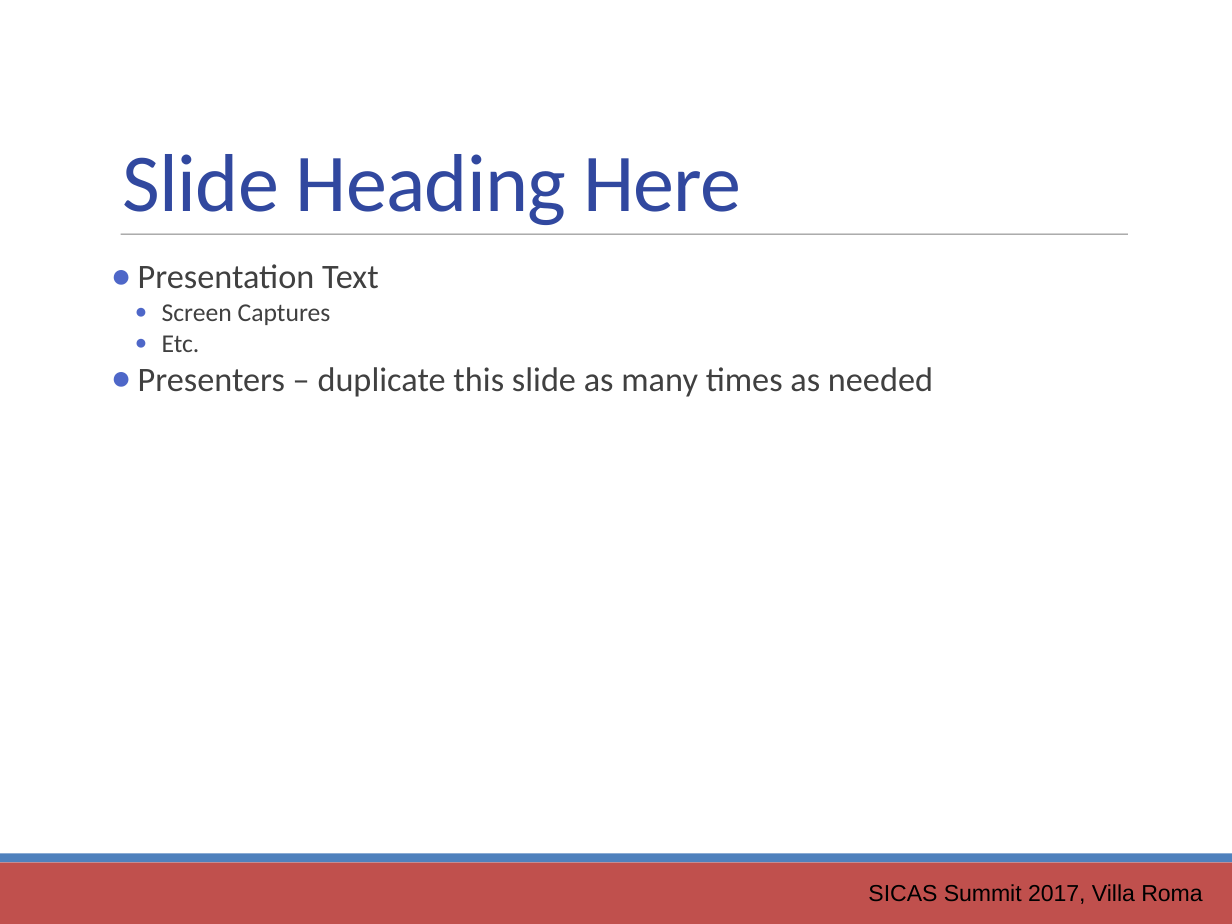
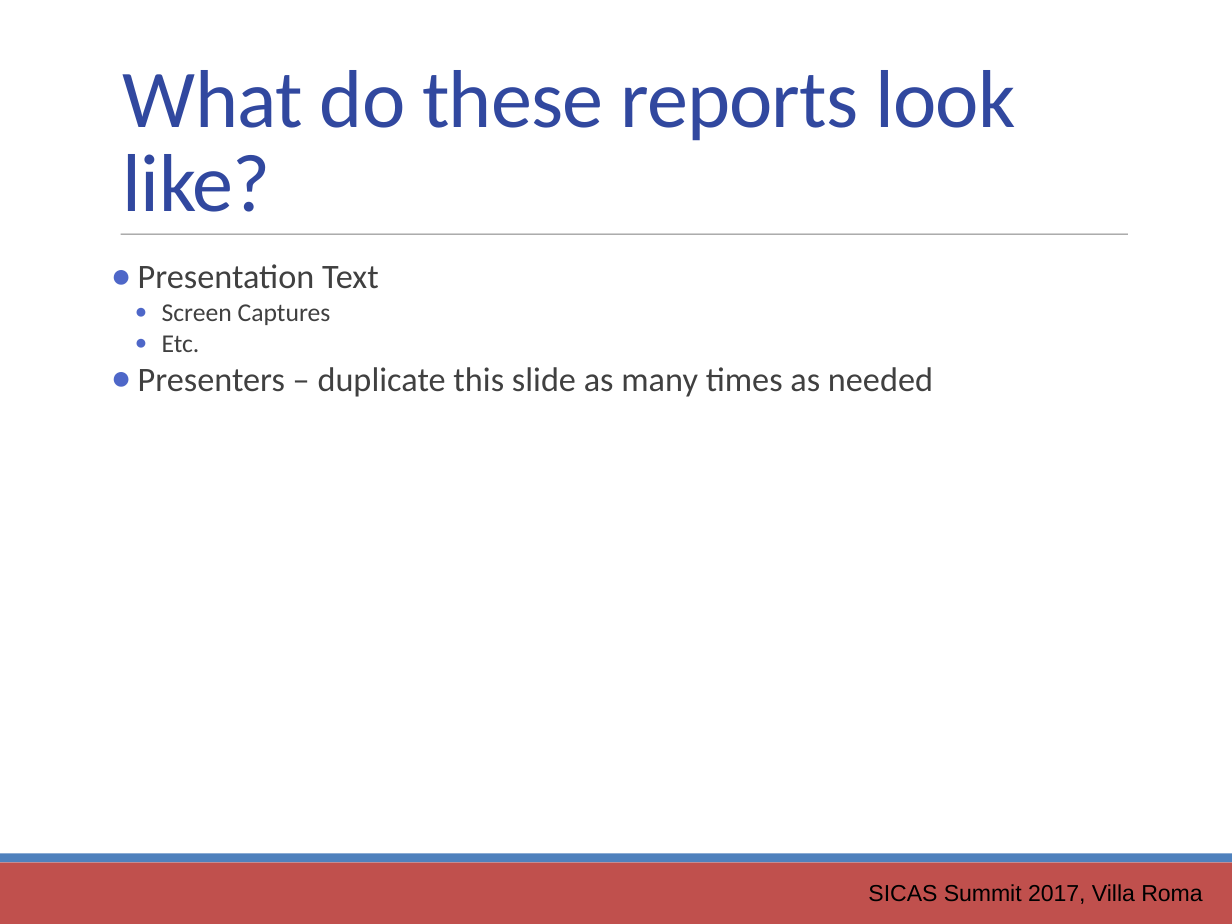
Before and after one commit to ewcole/simple_report, a slide deck: slide 11 of docs/SICAS_2017/Cole_Drop-In Reporting with Groovy.pptx. Drawn at 1232x924 pixels with LibreOffice and Linux fonts; fonts in the diff are those of the drawing. Boxes give left, top, right and bottom in pixels: in the first picture for what was removed or moved away, otherwise in the second. Text is boxed around its words. In the diff, an @@ line names an element or a change of style, - is before the commit and + after.

```diff
--- a/docs/SICAS_2017/Cole_Drop-In Reporting with Groovy.pptx
+++ b/docs/SICAS_2017/Cole_Drop-In Reporting with Groovy.pptx
@@ text at <box>123,70,1015,212</box>: text changed @@
-Slide Heading Here
+What do these reports look like?
```
Also in this commit, not shown: 2 other slides changed.
